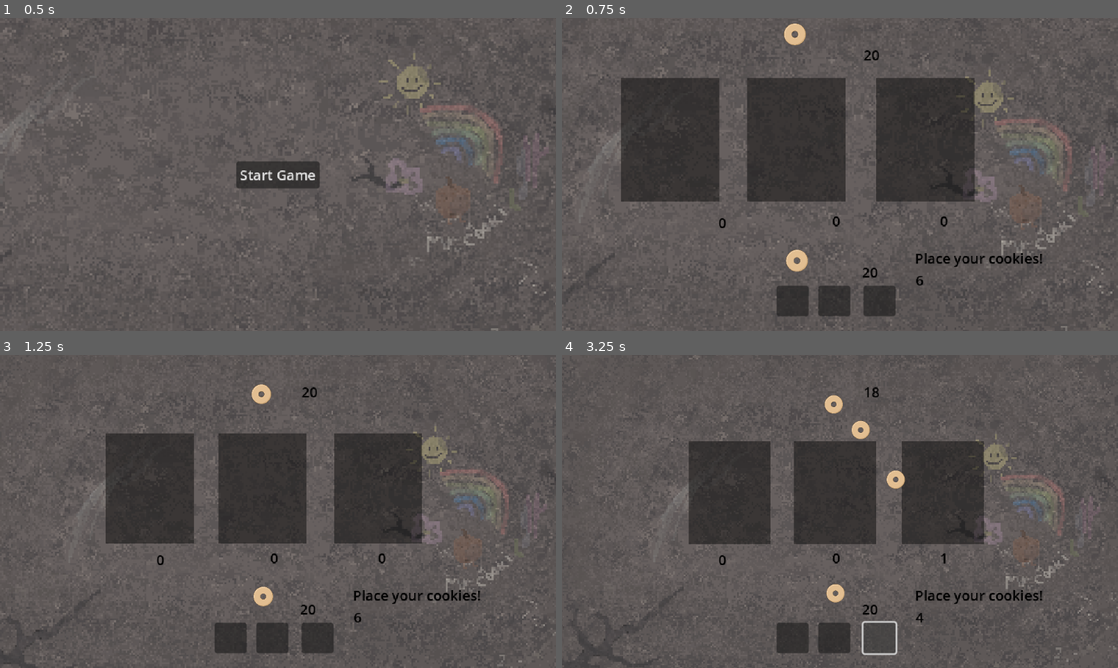
Above: before the commit, frames 1-4 (two rows, left to right).
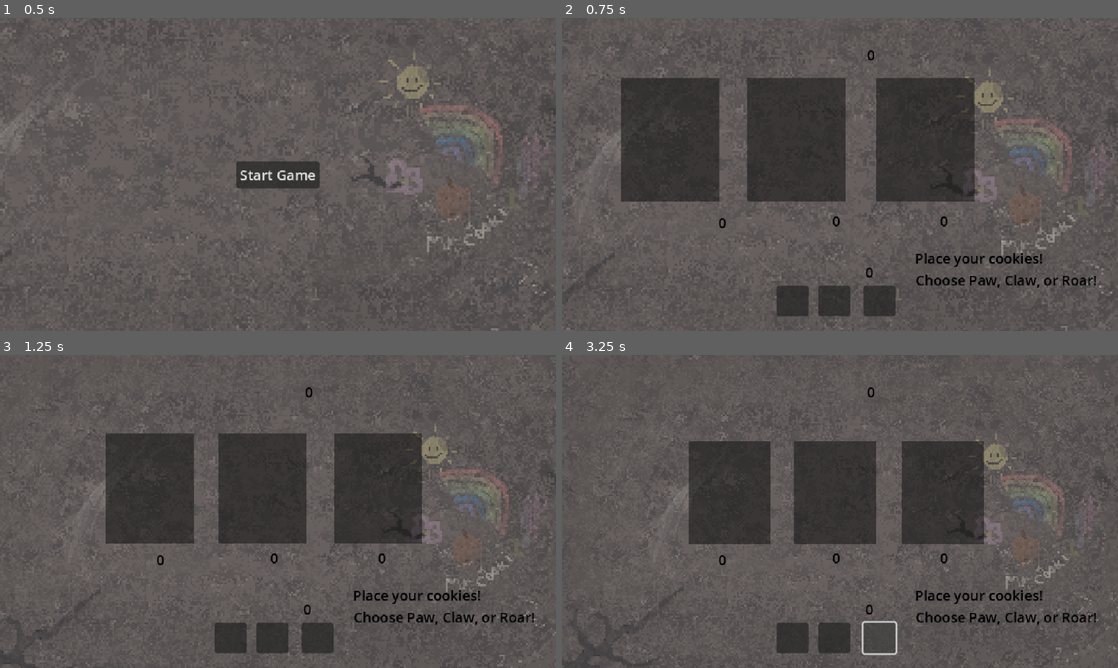
Above: after the commit, the same moments.

Repository: Sooshimi/golden-biscuit
Game: Godot game, scene res://scenes/battle_screen.tscn
Two runs of this game, one before a commit and one after it. Both use one fixed random seed, a clock stepped at 60 frames per second and the inputs below.
Inputs (mouse positions are in pixels of both pictures, inside the frame that each line leads up to):
- Up to frame 1 (0.5 s): no input
- Up to frame 2 (0.75 s): click "Start Game" at 0.5 s
- Up to frame 3 (1.25 s): no input
- Up to frame 4 (3.25 s): click (789, 636) at 1.25 s; click (834, 636) at 2 s; click (878, 636) at 2.75 s

Frame 1 is identical in both runs. In frame 2, 0.9% of the frame differs, in the area x 39-96%, y 1-87%; in frame 3, 0.8%; in frame 4, 1.1%, in the area x 47-96%, y 10-87%.

Commit message:
Add menu transition timer to battle screen
Introduced a MenuTransitionTimer node to delay the start of the game after the Start Game button is pressed. The game now transitions after the timer times out, improving the flow between menu and gameplay.

Diff:
--- a/scenes/battle_screen.tscn
+++ b/scenes/battle_screen.tscn
@@ -32,6 +32,10 @@
 grow_vertical = 2
 text = "Start Game"
 metadata/_edit_use_anchors_ = true
+
+[node name="MenuTransitionTimer" type="Timer" parent="."]
+wait_time = 3.0
+one_shot = true
 
 [node name="TextureRect" type="TextureRect" parent="."]
 offset_left = -11.0
@@ -226,6 +230,7 @@
 one_shot = true
 
 [connection signal="pressed" from="Menu/StartGameButton" to="." method="_on_start_game_button_pressed"]
+[connection signal="timeout" from="MenuTransitionTimer" to="." method="_on_menu_transition_timer_timeout"]
 [connection signal="body_entered" from="BetArea/PawArea" to="." method="_on_paw_area_body_entered"]
 [connection signal="body_exited" from="BetArea/PawArea" to="." method="_on_paw_area_body_exited"]
 [connection signal="body_entered" from="BetArea/ClawArea" to="." method="_on_claw_area_body_entered"]
--- a/scripts/battle_screen/battle_screen.gd
+++ b/scripts/battle_screen/battle_screen.gd
@@ -3,6 +3,7 @@
 @onready var camera := $Camera2D
 @onready var ui := $UI
 @onready var menu := $Menu
+@onready var menu_transition_timer := $MenuTransitionTimer
 @onready var bet_area := $BetArea
 @onready var paw_button := $UI/PawButton
 @onready var claw_button := $UI/ClawButton
@@ -12,9 +13,9 @@
 @onready var paw_cookie_counter := $UI/PawCookieCounter
 @onready var claw_cookie_counter := $UI/ClawCookieCounter
 @onready var roar_cookie_counter := $UI/RoarCookieCounter
-@onready var paw_cookie_area := $bet_area/PawArea
-@onready var claw_cookie_area := $bet_area/ClawArea
-@onready var roar_cookie_area := $bet_area/RoarArea
+@onready var paw_cookie_area := $BetArea/PawArea
+@onready var claw_cookie_area := $BetArea/ClawArea
+@onready var roar_cookie_area := $BetArea/RoarArea
 @onready var player_cookie_spawn_area := $UI/PlayerCookieSpawnArea
 @onready var enemy_cookie_spawn_area := $UI/EnemyCookieSpawnArea
 @onready var bet_phase_timer := $BetPhaseTimer
@@ -37,6 +38,7 @@
 var enemy_cookie_holder_pot := []
 
 var menu_camera_global_position := Vector2(130, 60)
+var start_game_button_pressed := false
 
 func _ready() -> void:
 	camera.global_position = menu_camera_global_position
@@ -52,15 +54,18 @@
 	if PhaseManager.current_state == 2:
 		timer_label.text = ""
 
-	if Global.game_start:
+	if start_game_button_pressed:
 		camera_zoom(delta)
 
 func _on_start_game_button_pressed() -> void:
-	Global.game_start = true
+	start_game_button_pressed = true
+	menu_transition_timer.start()
 	ui.show()
 	bet_area.show()
 	menu.hide()
 
+func _on_menu_transition_timer_timeout():
+	Global.game_start = true
 	update_score()
 	spawn_player_cookie()
 	spawn_enemy_cookie()
